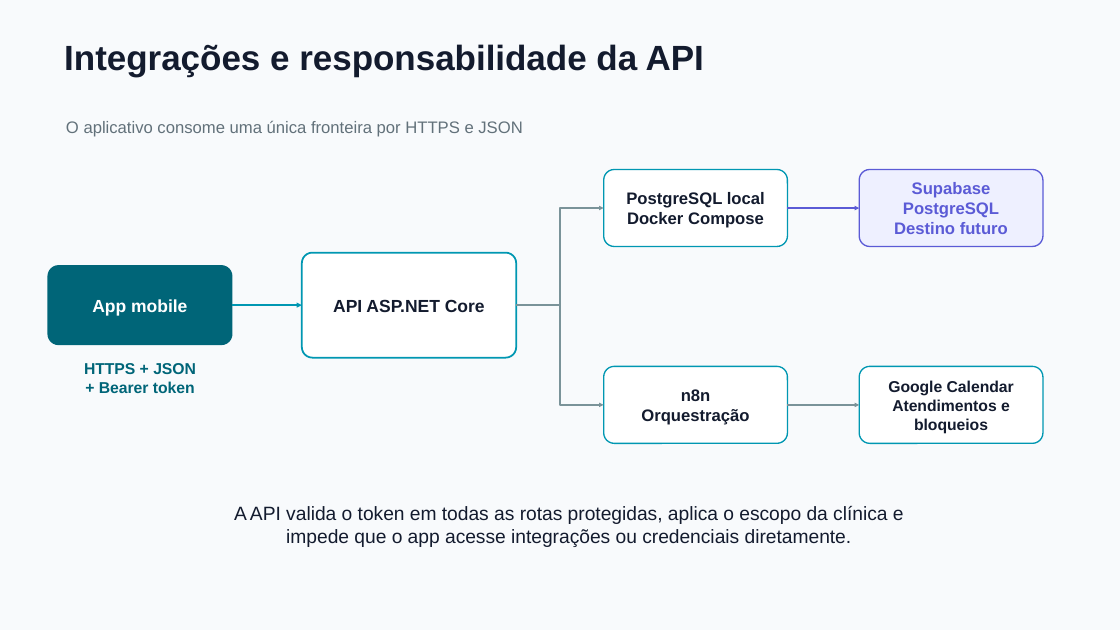
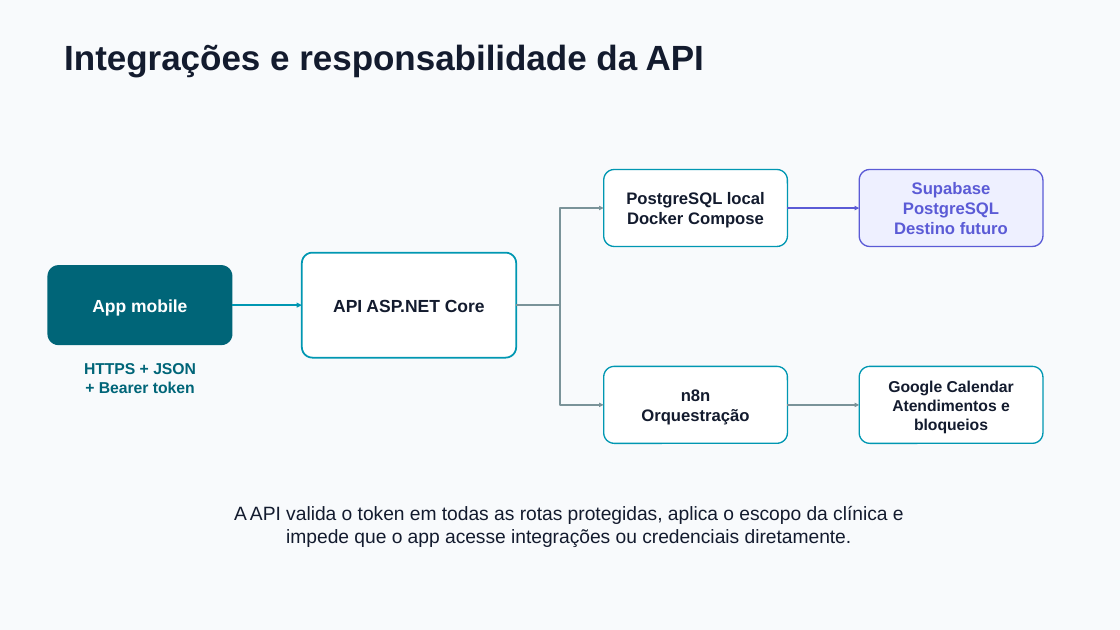
Before and after one commit to mdsl1/agend.ai, a slide deck: slide 12 of docs/apresentacao/AgendAI Profissional.pptx. Drawn at 1120x630 pixels with LibreOffice and Linux fonts; fonts in the diff are those of the drawing. Boxes give left, top, right and bottom in pixels: in the first picture for what was removed or moved away, otherwise in the second. Text is boxed around its words. In the diff, an @@ line names an element or a change of style, - is before the commit and + after.

```diff
--- a/docs/apresentacao/AgendAI Profissional.pptx
+++ b/docs/apresentacao/AgendAI Profissional.pptx
@@ text removed at (66, 121, 522, 137) @@
-O aplicativo consome uma única fronteira por HTTPS e JSON
```
Also in this commit, not shown: 1 other slide changed, 9 other files.
